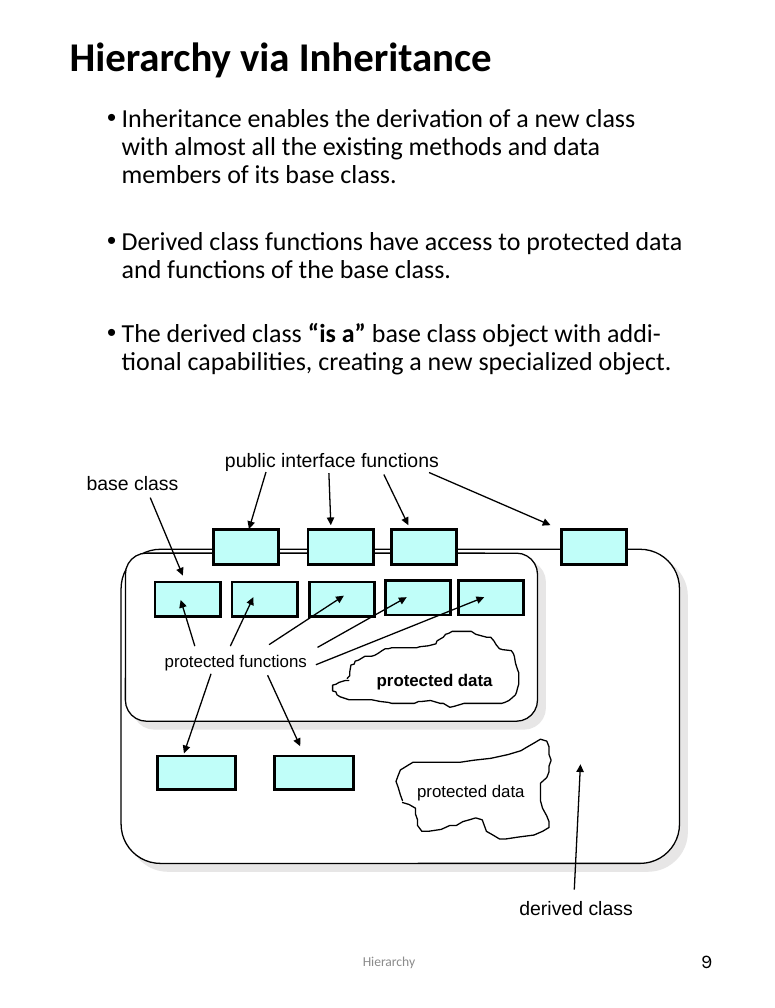
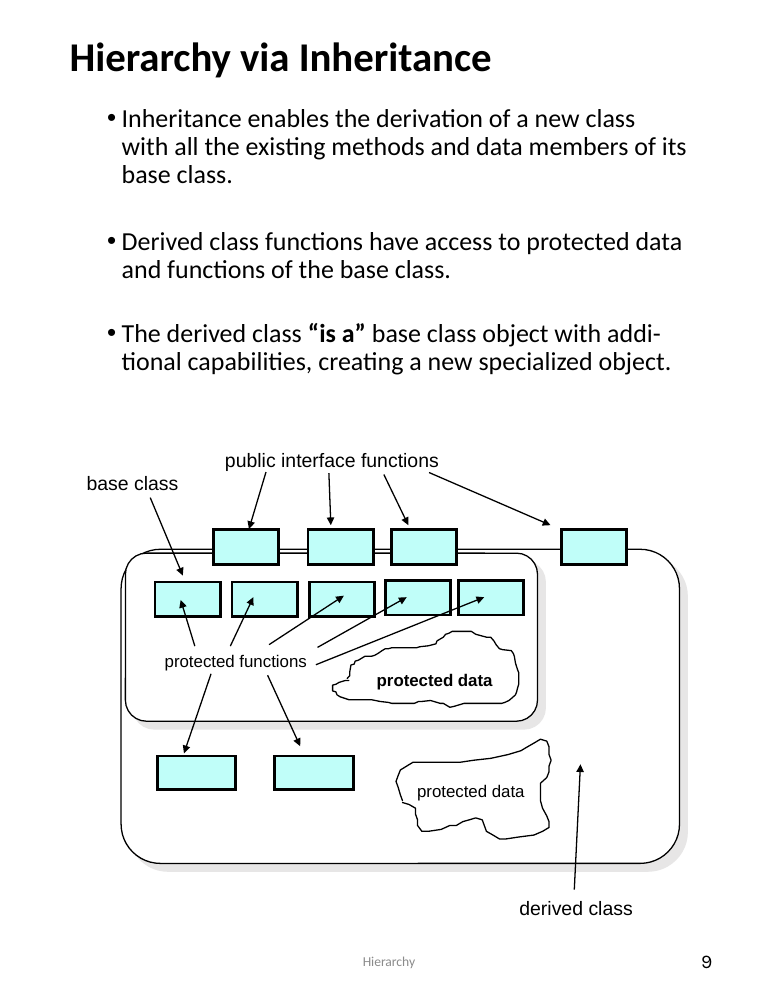
Before and after one commit to JimFawcett/JimFawcett.github.io, a slide deck: slide 9 of Resources/HIER.pptx. Drawn at 775x1008 pixels with LibreOffice and Linux fonts; fonts in the diff are those of the drawing. Boxes give left, top, right and bottom in pixels: in the first picture for what was removed or moved away, otherwise in the second. Text is boxed around its words. In the diff, an @@ line names an element or a change of style, - is before the commit and + after.

Commit message:
fixed text error in Hier, modified slides in PublishingSourceCode

```diff
--- a/Resources/HIER.pptx
+++ b/Resources/HIER.pptx
@@ text at [122, 109, 687, 184]: text changed @@
-• Inheritance enables the derivation of a new class with almost all the existing methods and data members of its base class.
+• Inheritance enables the derivation of a new class with all the existing methods and data members of its base class.
```
Also in this commit, not shown: 2 other slides changed, 4 other files.
